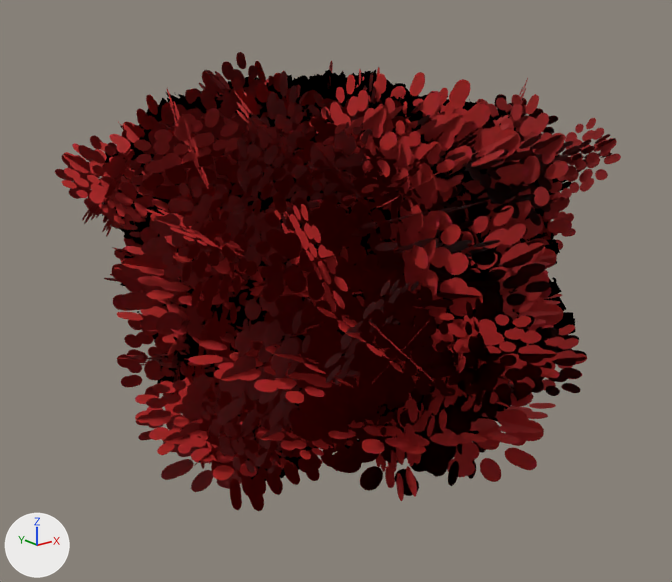
The glTF model apps/life/assets/grove/models/lod/ground/bush-1.glb, before and after one commit.
The view is the same before and after, from a 50 mm lens placed at (-0.79, -0.971, 0.735), pointed at (-0.009, 0.005, 0.345). The axes (+X, +Y, +Z) are drawn at lower left. The lights are the same throughout. The picture after the commit comes second. Where no turn or scale is listed for an object, it has been applied to the vertices.

Script lines for the objects in view, before the commit:
```python
me_tree_008 = bpy.data.meshes.new('tree.008')
me_tree_008.from_pydata(...)  # 1800 vertices, 900 faces; spans x -0.424..0.424, y -0.435..0.435, z -0.35..0.35
me_tree_008.materials.append(mat_leaves_twistedtree)
ob_bush_common = bpy.data.objects.new('Bush_Common', me_tree_008)
ob_bush_common.location = (0.0, 0.0, 0.35)
```
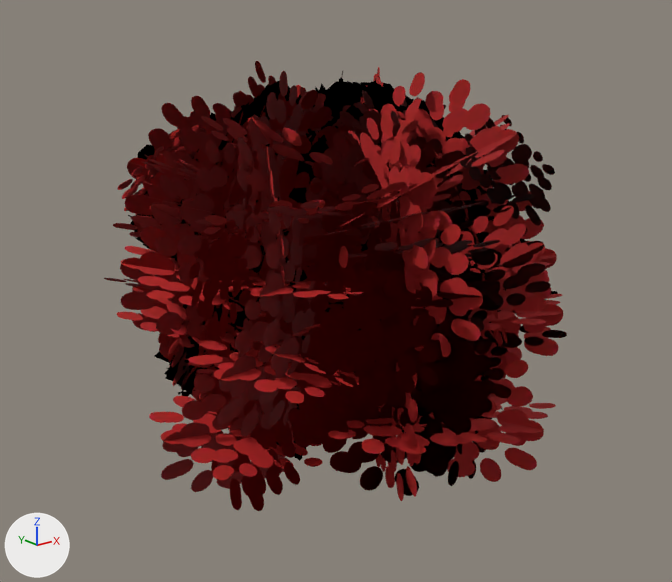
Commit message: Grove look round five: nothing dies (518 of 518 trees)

Where the newer file only moved an object's origin or applied its transform, the numbers keep the older frame.

What changed in the scene script:
```text
Change me_tree_008:
    used by ob_bush_common; location = (0.0, 0.0, 0.35)
    remove me_tree_008.from_pydata(...)  # 1800 vertices, 900 faces; spans x -0.424..0.424, y -0.435..0.435, z -0.35..0.35
    add me_tree_008.from_pydata(...)  # 836 vertices, 408 faces; spans x -0.371..0.347, y -0.362..0.367, z -0.35..0.346
    me_tree_008 part 1: 236 loose pieces with 944 vertices, spanning x -0.424..0.424, y -0.435..0.435, z -0.244..0.35, are deleted
    me_tree_008 part 2
    20 vertices are removed from x -0.337..0.231, y -0.287..0.323, z -0.067..0.257
    40 faces are deleted
    20 new faces join them
```

Where the change shows, as pixel boxes [x1, y1, x2, y2] in the pictures (672 x 582 px):
'Bush_Common', reshaped (18% narrower)
    before: [55, 52, 621, 511]
    after: [104, 61, 567, 511]
part 1 of me_tree_008, deleted (red)
    before: [55, 52, 621, 481]
part 2 of me_tree_008, cut back
    before: [104, 72, 536, 347]
    after: [104, 72, 536, 381]
